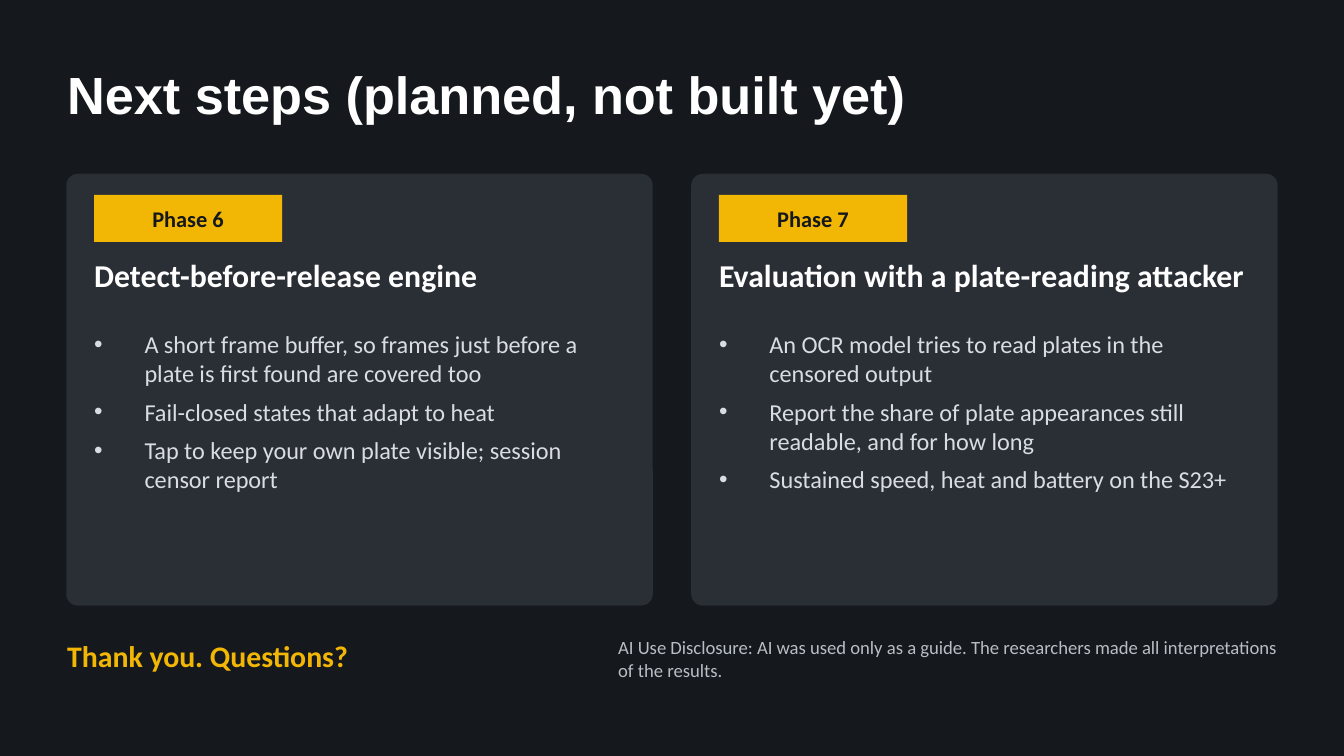
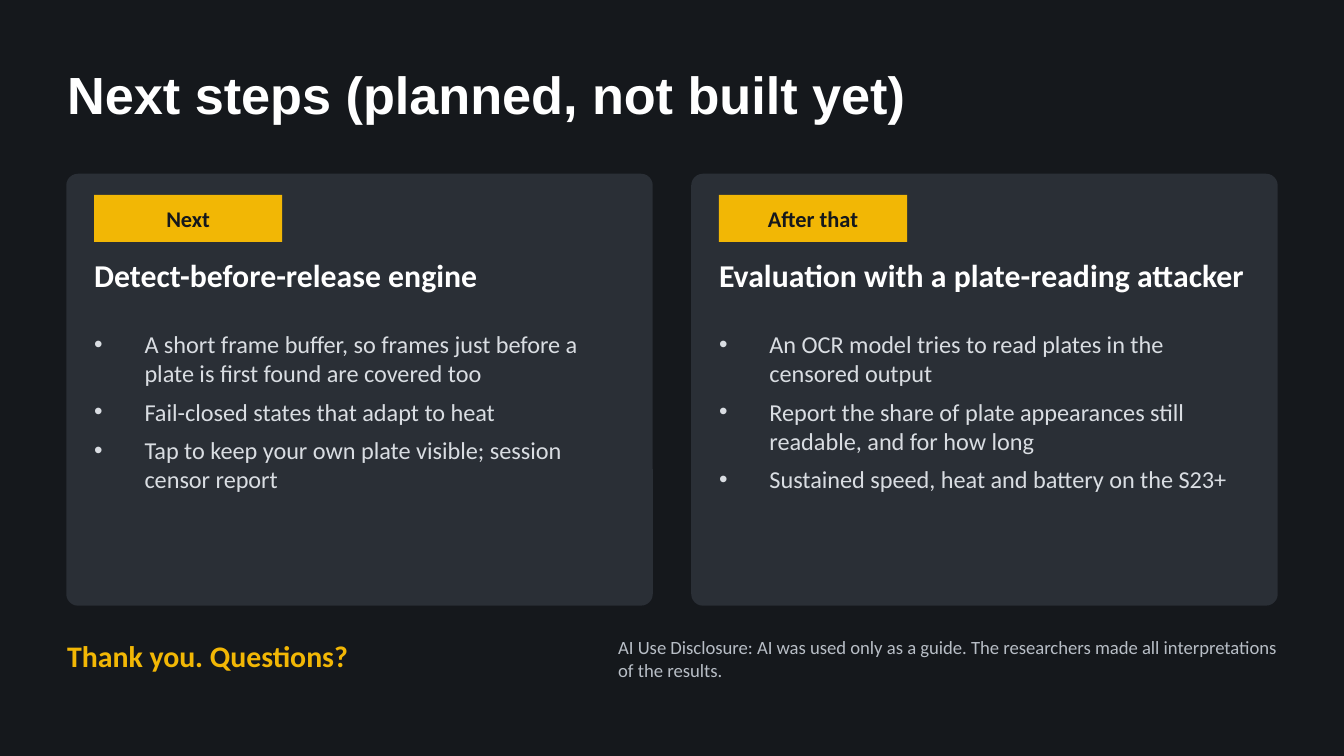
Before and after one commit to RedGla/cenpai, a slide deck: slide 10 of docs/presentation/cenpai_2026-11-24.pptx. Drawn at 1344x756 pixels with LibreOffice and Linux fonts; fonts in the diff are those of the drawing. Boxes give left, top, right and bottom in pixels: in the first picture for what was removed or moved away, otherwise in the second. Text is boxed around its words. In the diff, an @@ line names an element or a change of style, - is before the commit and + after.

Commit message:
docs: drop phase numbers from the slides and the demo talk

```diff
--- a/docs/presentation/cenpai_2026-11-24.pptx
+++ b/docs/presentation/cenpai_2026-11-24.pptx
@@ text in rectangle at (x1=166, y1=212, x2=210, y2=227): text changed @@
-Phase 6
+Next
@@ text in rectangle at (x1=768, y1=211, x2=858, y2=227): text changed @@
-Phase 7
+After that
```
Also in this commit, not shown: 1 other file.
